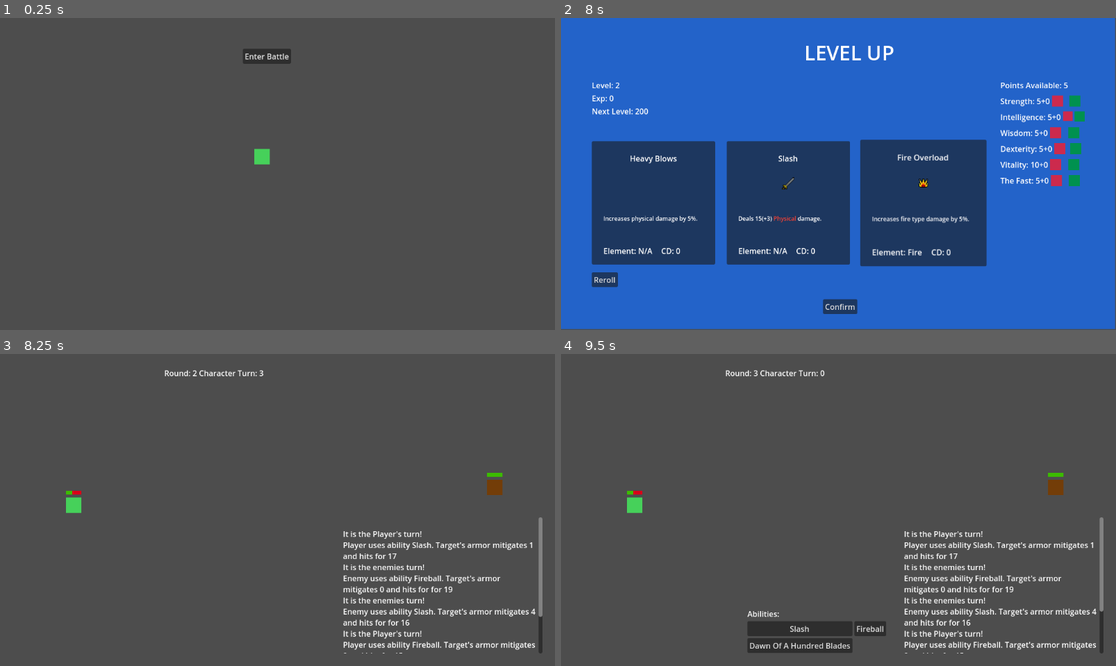
Above: before the commit, frames 1-4 (two rows, left to right).
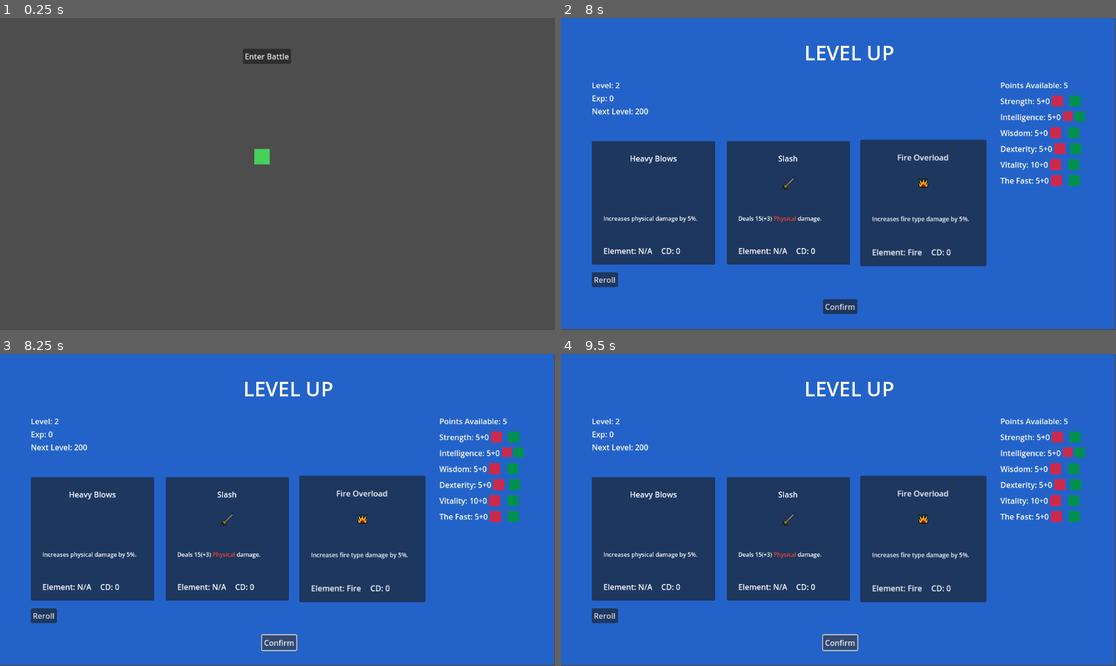
Above: after the commit, the same moments.

Repository: wildbeard/rpg
Game: Godot game, scene res://Scenes/SceneSwitcher.tscn
Same seed, same stepped clock (60 frames per second), same inputs: the game is played once before the commit and once after it.
Inputs (mouse positions are in pixels of both pictures, inside the frame that each line leads up to):
- Up to frame 1 (0.25 s): no input
- Up to frame 2 (8 s): click "Enter Battle" at 0.5 s; click "Slash" at 1.25 s; tap Enter (ui_accept) at 2, 2.27, 2.75, 3.02, 3.5, 4.52, 5, 5.27, 5.75, 6.02, 7.25 s; move the mouse to (960, 158) at 2.02 s; hold D (move_right) 2.03-2.78 s; click (960, 158) at 2.17 s; move the mouse to (727, 189) at 2.77 s; hold S (move_down) 2.78-3.53 s; move the mouse to (894, 105) at 3.52 s; hold D (move_right) 3.53-4.28 s; move the mouse to (810, 236) at 4.27 s; hold W (move_up) 4.28-5.03 s; click (810, 236) at 4.42 s; move the mouse to (1005, 220) at 5.02 s; hold A (move_left) 5.03-6.5 s; move the mouse to (672, 127) at 5.77 s; click "Fireball" at 6.5 s; move the mouse to (866, 174) at 7.27 s; hold S (move_down) from 7.28 s (still down); click (866, 174) at 7.42 s
- Up to frame 3 (8.25 s): release S (move_down) at 8 s; click "Confirm" at 8 s
- Up to frame 4 (9.5 s): click (838, 644) at 8.75 s, where only the run after the commit has a clickable "Confirm"

Frames 1-2 are identical in both runs. In frame 3, 100% of the frame differs, in the area x 0-100%, y 0-100%; in frame 4, 100%.

Commit message:
Update how LevelUp emits the new ability

Diff:
--- a/Scenes/UI/LevelUp.gd
+++ b/Scenes/UI/LevelUp.gd
@@ -143,8 +143,12 @@
 	return label
 
 func _confirmChoices() -> void:
+	# @TODO: A better way to validate this + error messaging
+	if !self._selectedAbility || self._pointsAvail > 0:
+		return
+
 	var updates: Dictionary = {
-		"skills": [self._selectedAbility],
+		"ability": self._selectedAbility,
 		"stats": {},
 	}
 
